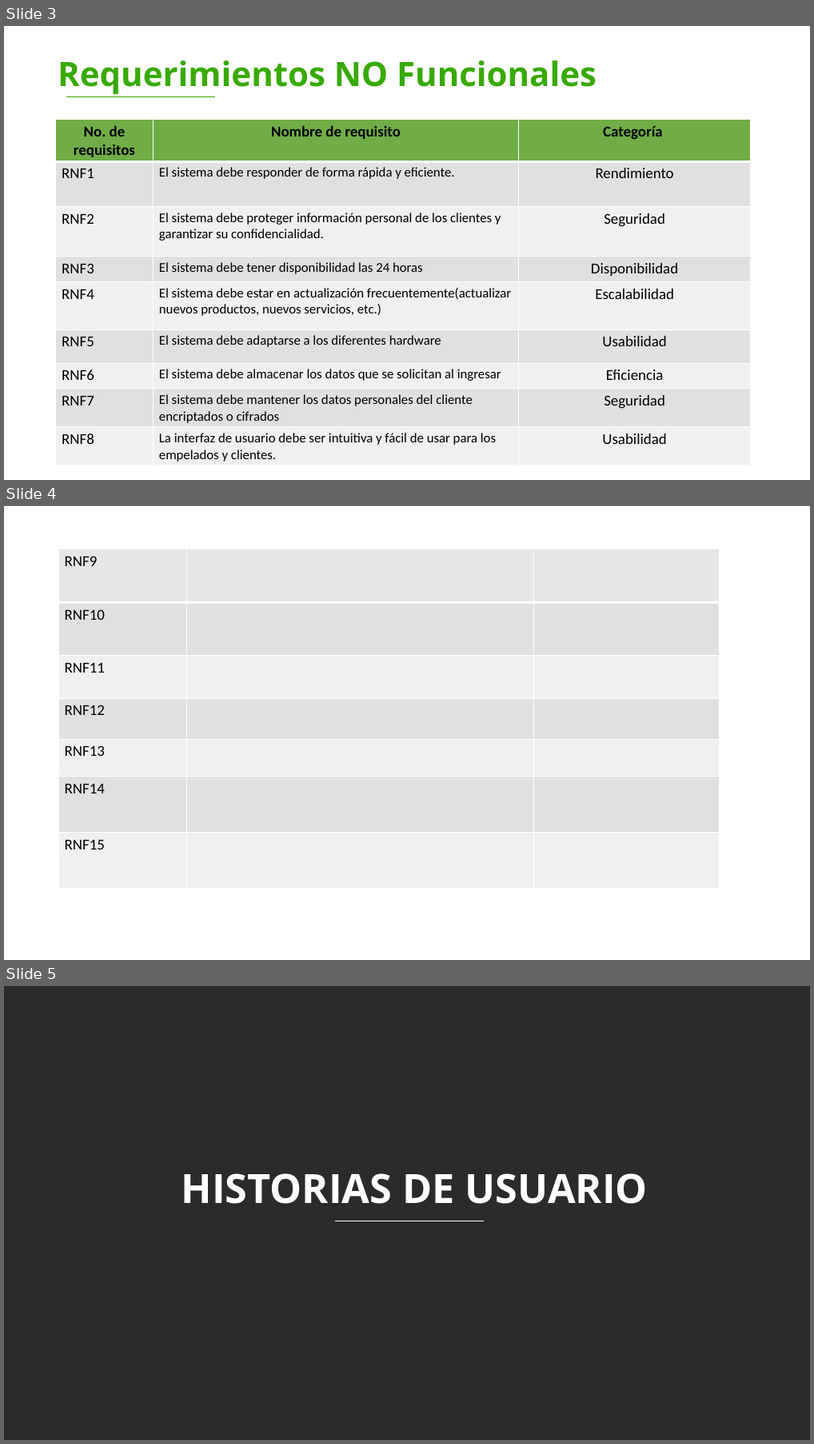
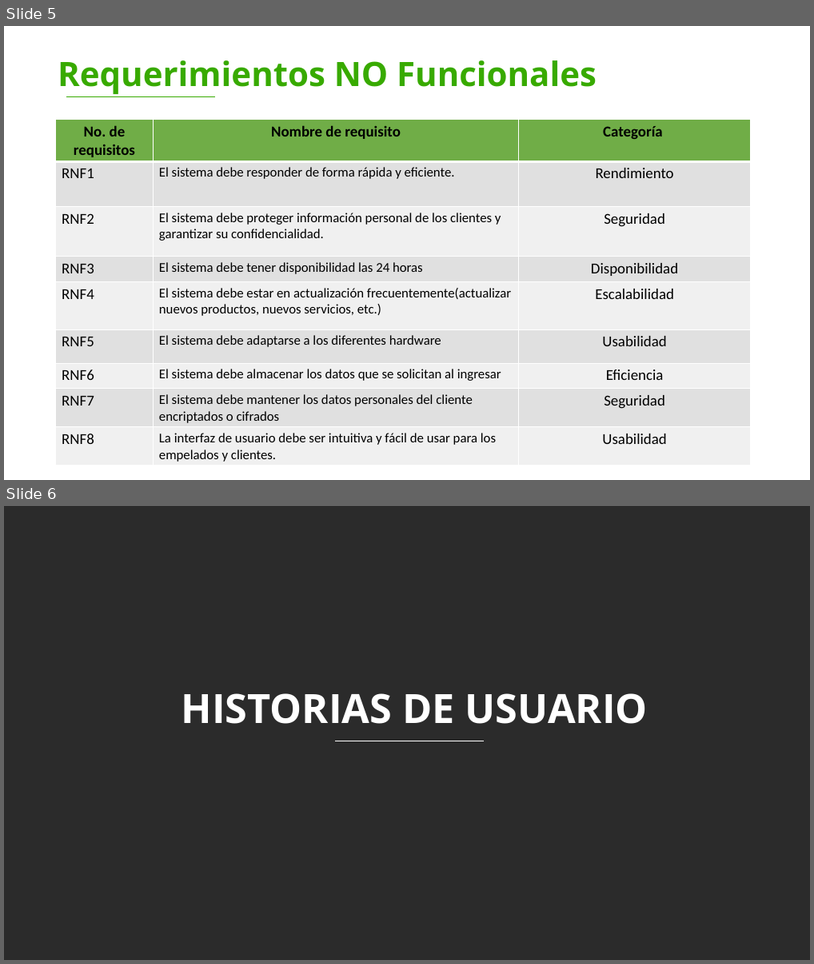
Before and after one commit to luiscarlosmedina/Master-Barber, a slide deck: RF-RNF-HU.pptx. Shown one above the other, each under a label of ours: slides 3, 4 and 5 before the commit, slides 5 and 6 after it. The pictures are 814x1444 and 814x964 pixels, drawn with LibreOffice and Linux fonts; fonts in the diff are those of the drawing; background and template pictures are left out; a plain dark background stands for a picture behind light text. Boxes give left, top, right and bottom in pixels: in the first picture for what was removed or moved away, otherwise in the second. Text is boxed around its words. In the diff, an @@ line names an element or a change of style, - is before the commit and + after.

```diff
--- a/RF-RNF-HU.pptx
+++ b/RF-RNF-HU.pptx
@@ slide 4 removed at box(4, 506, 810, 960), background picture (left out) @@
@@ table removed at box(58, 549, 720, 888), 7 rows, 3 columns @@
-RNF9 |  | 
-RNF10 |  | 
-RNF11 |  | 
-RNF12 |  | 
-RNF13 |  | 
-RNF14 |  | 
-RNF15 |  | 
@@ what was slide 3 is now slide 5 @@
@@ what was slide 5 is now slide 6 @@
```
Also in this commit, not shown: 2 slides changed, 2 slides added.
